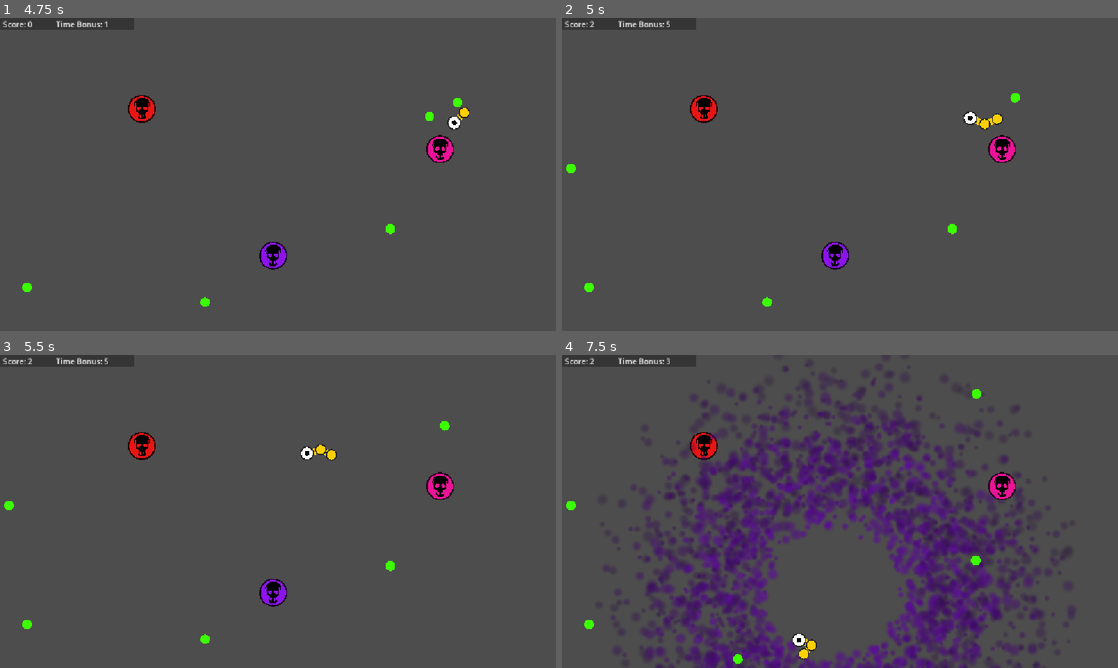
Above: before the commit, frames 1-4 (two rows, left to right).
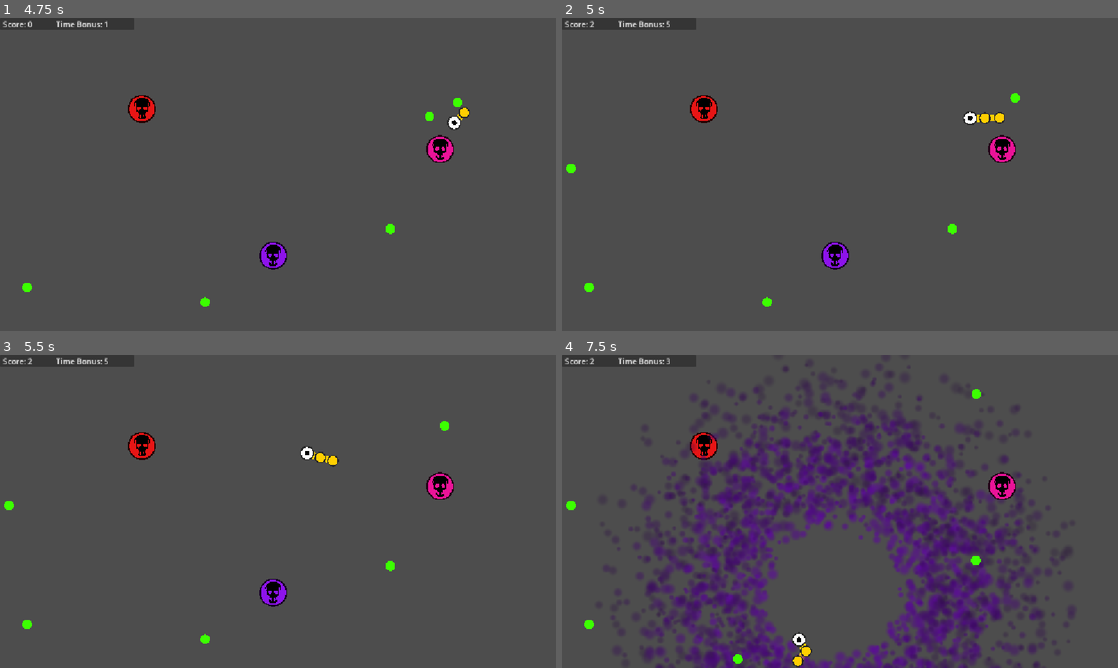
Above: after the commit, the same moments.

Repository: zett42/Physnake
Game: Godot game, scene res://ui/start.tscn
Two runs of this game, one before a commit and one after it. Both use one fixed random seed, a clock stepped at 60 frames per second and the inputs below.
Inputs:
- Up to frame 1 (4.75 s): click "NORMAL" at 0.5 s; tap Enter at 1.25 s; hold Right (move_right) 1.28-2.03 s; hold Down (move_down) 2.03-2.78 s; hold Right (move_right) 2.78-3.53 s; hold Up (move_up) 3.53-4.28 s; hold Left (move_left) from 4.28 s (still down)
- Up to frame 2 (5 s): keep holding Left (move_left)
- Up to frame 3 (5.5 s): keep holding Left (move_left)
- Up to frame 4 (7.5 s): release Left (move_left) at 5.78 s; hold Down (move_down) 5.78-6.53 s; hold Right (move_right) 6.53-7.28 s; hold Up (move_up) from 7.28 s (still down)

Frame 1 is identical in both runs. In frame 2, 0.1% of the frame differs, in the area x 72-83%, y 24-36%; in frame 3, 0.2%, in the area x 54-81%, y 21-36%; in frame 4, 0.2%.

Commit message:
Spawn the new tail only when the current one has moved away to avoid unwanted physics by overlapping objects

Diff:
--- a/components/snake_head.gd
+++ b/components/snake_head.gd
@@ -21,6 +21,10 @@
 # Time bonus if snake eats food quickly.
 var time_bonus: float = MAX_TIME_BONUS
 
+# Food digestion buffer for natural segment spawning
+var food_buffer: Array[Dictionary] = []  # Stores {food_size: Food.FoodSize, tail_position: Vector2}
+var tail_spawn_distance: float = 0.0  # Accumulated distance traveled by tail
+
 
 func _ready():
 
@@ -35,6 +39,9 @@
 
 	time_bonus = maxf( 0, time_bonus - 1 / TIME_BONUS_DURATION * delta )
 	Global.time_bonus = ceili( time_bonus )
+
+	# Check if we should spawn buffered segments based on tail movement
+	_check_tail_spawning()
 
 
 func _integrate_forces( _state ):
@@ -70,8 +77,8 @@
 
 		$EatSound.play()
 
-		# Add snake tail. For safety of physics this is called deferred.
-		call_deferred( "_spawn_tail", body.food_size )
+		# Buffer the food for later spawning of snake segment
+		call_deferred( "_buffer_food", body.food_size )
 
 		# remove collided food
 		body.queue_free()
@@ -83,7 +90,68 @@
 		time_bonus = MAX_TIME_BONUS
 
 
-func _spawn_tail( food_size: Food.FoodSize ):
+func _buffer_food( food_size: Food.FoodSize ):
+	"""Buffer eaten food for later spawning."""
+
+	# Record current tail position where the segment should eventually spawn
+	food_buffer.append({
+		"food_size": food_size,
+		"tail_position": tail.global_position
+	})
+
+	# Reset tail spawn distance tracker when eating first food
+	if food_buffer.size() == 1:
+		tail_spawn_distance = 0.0
+
+
+func _check_tail_spawning():
+	"""Check if tail has moved enough distance to spawn buffered segments."""
+
+	if food_buffer.is_empty():
+		return
+
+	# Track how far the tail has moved
+	if tail is SnakeBody:
+		var tail_body := tail as SnakeBody
+		if tail_body.has_meta("last_position"):
+			var last_pos: Vector2 = tail_body.get_meta("last_position")
+			tail_spawn_distance += tail.global_position.distance_to(last_pos)
+		tail_body.set_meta("last_position", tail.global_position)
+	else:
+		# Initialize tracking for first segment
+		if tail is SnakeBody:
+			(tail as SnakeBody).set_meta("last_position", tail.global_position)
+
+	# Calculate required distance based on next food in buffer
+	var next_food := food_buffer[0]
+	var required_distance := _calculate_joint_length(next_food["food_size"])
+
+	# Spawn segment when tail has moved far enough
+	if tail_spawn_distance >= required_distance:
+		_spawn_tail(next_food["food_size"], next_food["tail_position"])
+		food_buffer.pop_front()
+		tail_spawn_distance = 0.0  # Reset for next segment
+
+
+func _calculate_joint_length( food_size: Food.FoodSize ) -> float:
+	"""Calculate the joint length for a given food size."""
+
+	var joint_len := 24.0
+	const joint_len_head_add := 4.0
+	const joint_len_big_add := 6.0
+
+	if tail == self:
+		joint_len += joint_len_head_add
+	elif (tail as SnakeBody).body_size == SnakeBody.BodySize.BIG:
+		joint_len += joint_len_big_add
+
+	if food_size == Food.FoodSize.BIG:
+		joint_len += joint_len_big_add
+
+	return joint_len
+
+
+func _spawn_tail( food_size: Food.FoodSize, spawn_position: Vector2 = Vector2.ZERO ):
 
 	var new_tail := body_scene.instantiate() as SnakeBody
 
@@ -105,12 +173,14 @@
 		# Make joint longer to accomodate for big size of new tail
 		joint_len += joint_len_big_add
 
-	# Adding a small random offset makes the spawning of the new tail more stable
-	# (otherwise it sometimes suddenly moved across the whole screen).
-	var angle := randf_range( 0, TAU )
-	var offset := Vector2( cos( angle ), sin( angle ) )
-
-	new_tail.position = tail.position + offset
+	# Use stored spawn position or fall back to tail position with offset
+	if spawn_position != Vector2.ZERO:
+		new_tail.position = spawn_position
+	else:
+		# Fallback for initial segment (backward compatibility)
+		var angle := randf_range( 0, TAU )
+		var offset := Vector2( cos( angle ), sin( angle ) )
+		new_tail.position = tail.position + offset
 
 	get_tree().current_scene.add_child( new_tail )
 
